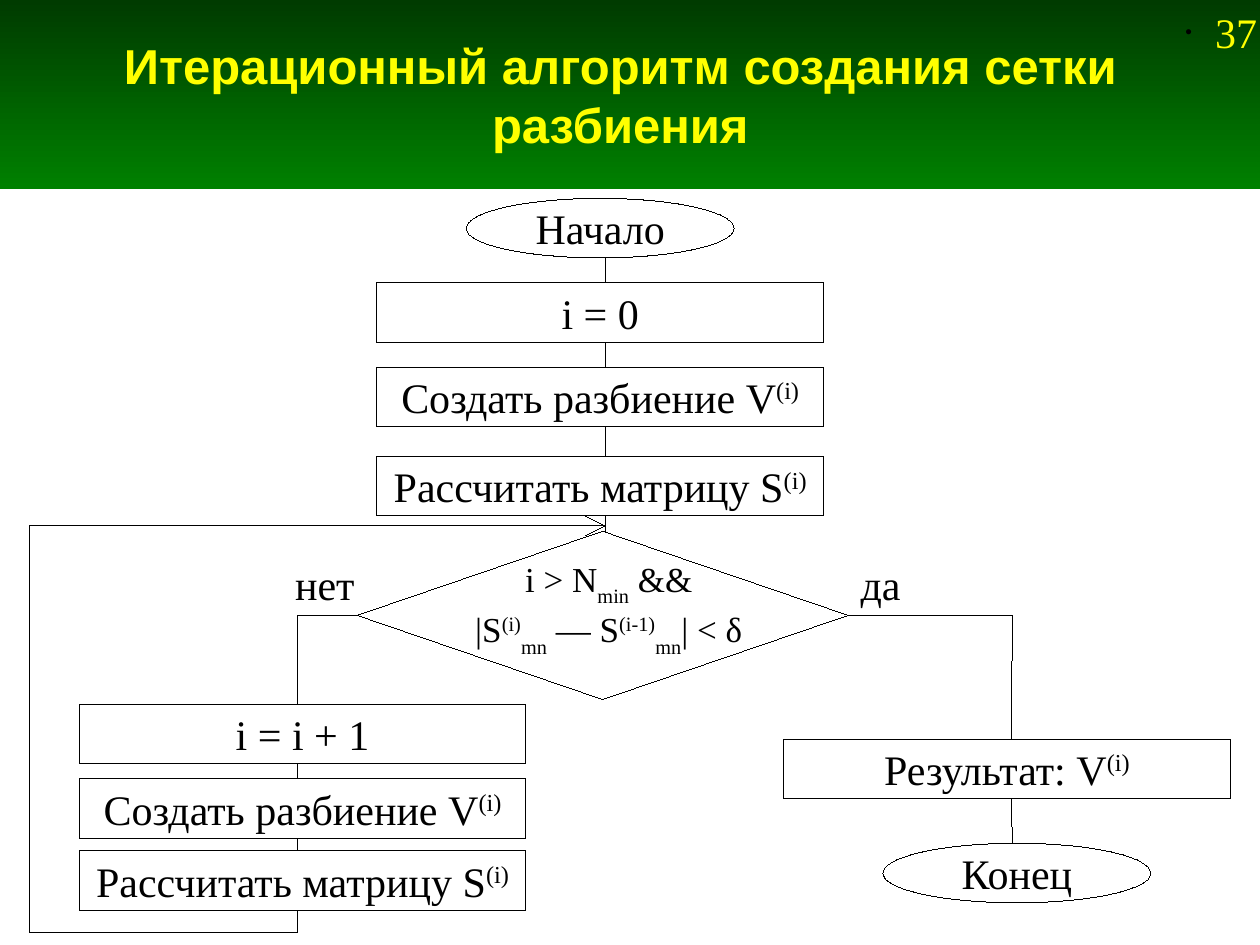
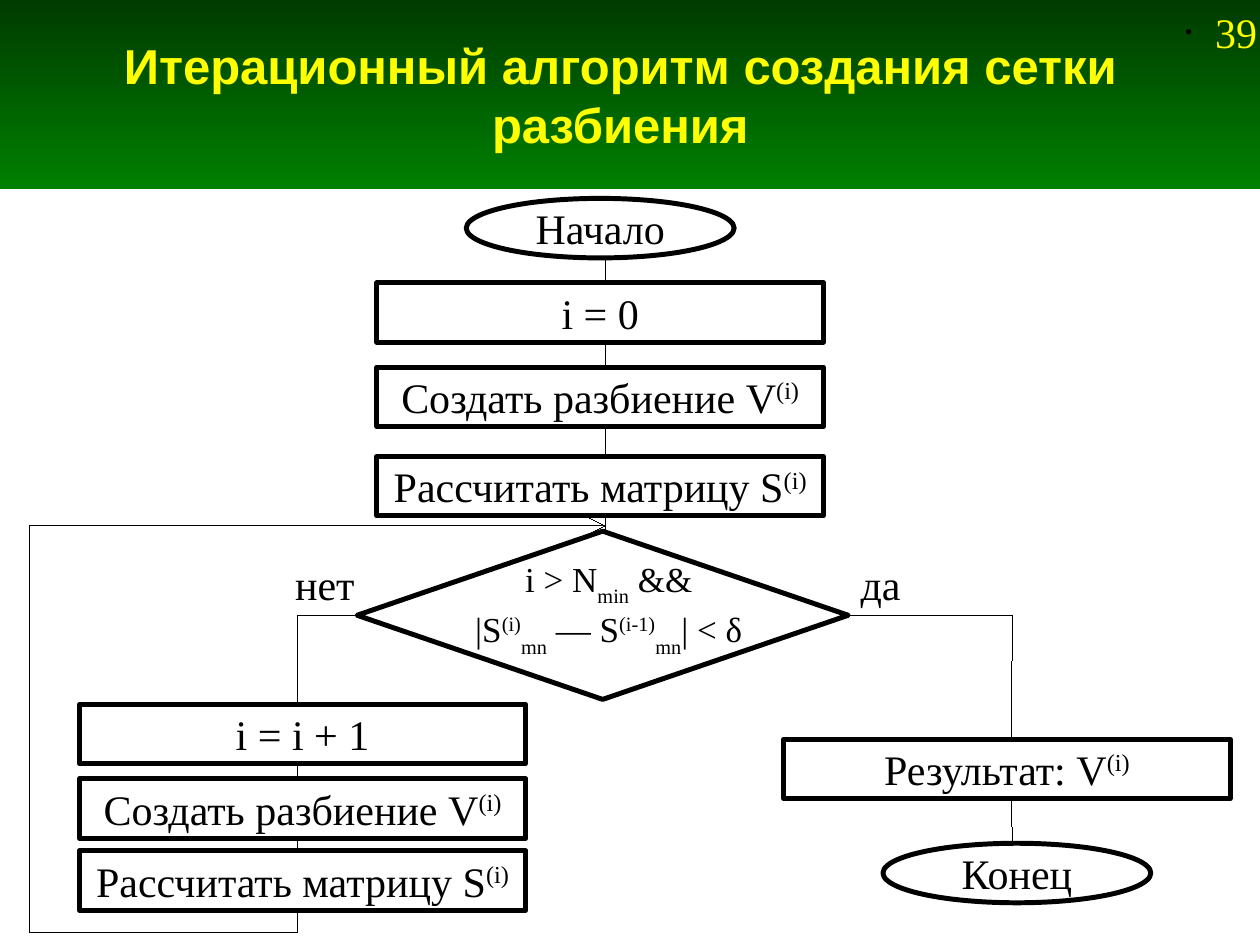
Before and after one commit to andris0147sv/modelling, a slide deck: slide 39 of presentations/1. Problem Statement.odp (slide 37 before the commit). Drawn at 1260x945 pixels with LibreOffice and Linux fonts; fonts in the diff are those of the drawing. Boxes give left, top, right and bottom in pixels: in the first picture for what was removed or moved away, otherwise in the second. Text is boxed around its words. In the diff, an @@ line names an element or a change of style, - is before the commit and + after.

```diff
--- a/presentations/1. Problem Statement.odp
+++ b/presentations/1. Problem Statement.odp
@@ page number at <box>1215,20,1257,49</box>: text changed @@
-• 37
+• 39
@@ fill #FFFFFF to none; outline #000000 0 pt to #000000 2.83 pt in 10 elements at <box>466,198,735,257</box>, <box>377,282,823,341</box>, <box>377,367,823,426</box>, <box>377,456,823,515</box>, <box>784,740,1230,799</box>, <box>79,704,525,764</box>, <box>79,779,525,838</box>, <box>79,850,525,910</box>, <box>883,843,1152,902</box>, <box>357,532,848,701</box> @@
```
Also in this commit, not shown: 6 other slides changed, 9 slides added, 7 slides removed, 2 other files.
